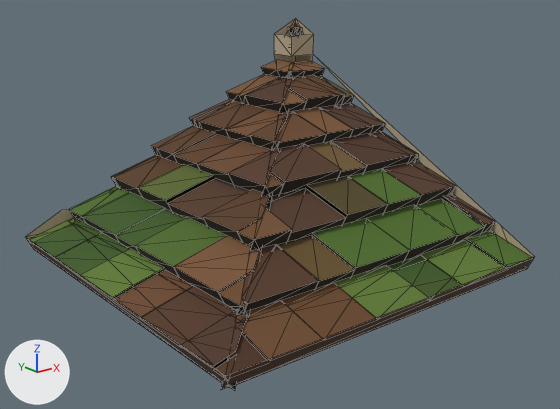
The glTF model houses/roof-corner-mossy.glb: old version first, new version second.
Camera for both pictures: a camera (50 mm lens) standing at (-1.355, -1.727, 0.823) and looking at (-0.032, -0.073, 0.161). The lights are fixed; the arrows at lower left show +X, +Y and +Z. The older version comes first. Mesh edges are drawn as thin lines. Vertices at exactly the same position are counted once.

In view in the first picture: 'roof-corner-mossy'.
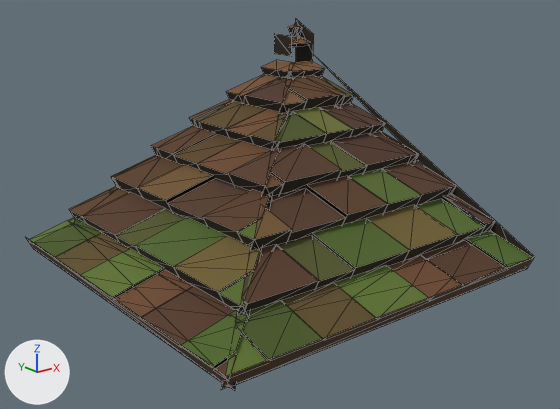
What differs and where, as boxes (x1, y1, x2, y2) in the pictures (560 x 409 px):
part 1 of me_roof_corner_mossy, deleted
    before: (26, 19, 314, 239)
part 2 of me_roof_corner_mossy, recoloured
    both: (29, 19, 535, 380)

The edits, one by one:
me_roof_corner_mossy is used by ob_roof_corner_mossy; location (0.0, 0.0, 0.0).
Verts and faces of me_roof_corner_mossy; kept vertices keep their numbers, new ones are numbered from 469.
Before the commit, vertices of me_roof_corner_mossy: 1 (0.5, 0.5, 0.0), 3 (-0.5, 0.5, 0.0), 4 (-0.567, 0.5, 0.022) at pixel (25, 236), 5 (-0.545, 0.5, -0.022) at pixel (33, 249), 6 (-0.446, 0.5, 0.083) at pixel (61, 210).
Before the commit, vertices of me_roof_corner_mossy: 7 (0.4, 0.5, 0.506) at pixel (274, 53), 8 (0.5, 0.5, 0.626) at pixel (295, 18), 9 (0.4, 0.5, 0.576) at pixel (274, 33), 10 (0.5, 0.4, 0.506) at pixel (313, 54), 11 (0.5, 0.4, 0.576) at pixel (313, 34).
Before the commit, vertices of me_roof_corner_mossy: 46 (0.4, 0.4, 0.506) at pixel (291, 56), 47 (0.4, 0.4, 0.576) at pixel (291, 35).
me_roof_corner_mossy had 469 vertices, 372 faces and spanned x -0.567..0.521, y -0.567..0.521, z -0.022..0.626.
me_roof_corner_mossy now has 468 vertices, 365 faces and spans x -0.567..0.521, y -0.567..0.521, z -0.022..0.626.
Part 1, on me_roof_corner_mossy:
Vertices deleted: 6 (with the faces that use them).
Faces deleted: (3, 5, 4), (1, 3, 4), (1, 7, 8), (7, 9, 8), (10, 11, 46), (11, 47, 46).
me_roof_corner_mossy part 2: 121 kept faces spanning x -0.567..0.5, y -0.567..0.5, z -0.022..0.626 get new vertex colours.
